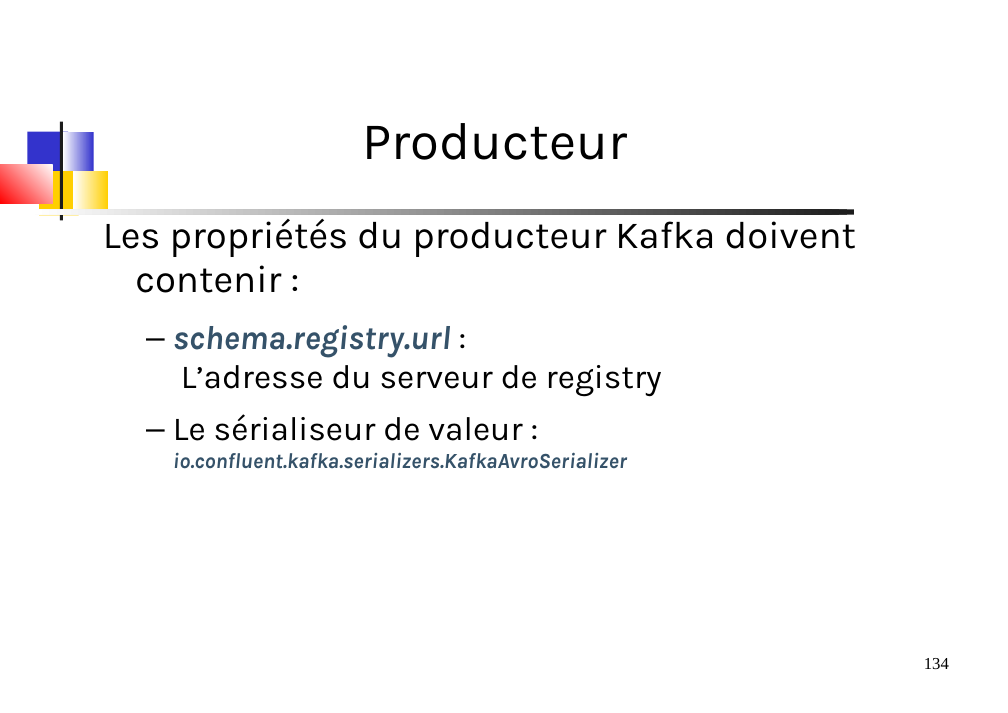
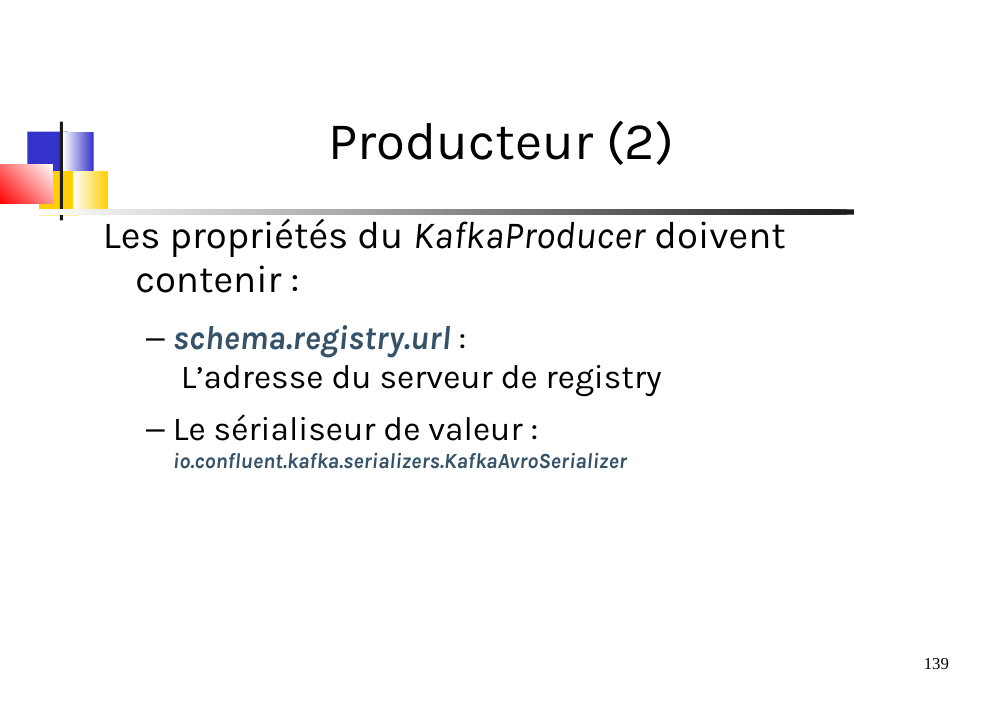
Before and after one commit to dthibau/kafka, a slide deck: slide 139 of KafkaAdmin.odp (slide 134 before the commit). Drawn at 1008x713 pixels with LibreOffice and Linux fonts; fonts in the diff are those of the drawing. Boxes give left, top, right and bottom in pixels: in the first picture for what was removed or moved away, otherwise in the second. Text is boxed around its words. In the diff, an @@ line names an element or a change of style, - is before the commit and + after.

```diff
--- a/KafkaAdmin.odp
+++ b/KafkaAdmin.odp
@@ title at <box>329,121,674,165</box>: text changed @@
-Producteur
+Producteur (2)
@@ text at <box>103,214,786,293</box>: text changed @@
-Les propriétés du producteur Kafka doivent contenir :
+Les propriétés du KafkaProducer doivent contenir :
@@ page number at <box>924,658,949,669</box>: text changed @@
-134
+139
```
Also in this commit, not shown: 5 other slides changed, 5 slides added, 7 other files.
